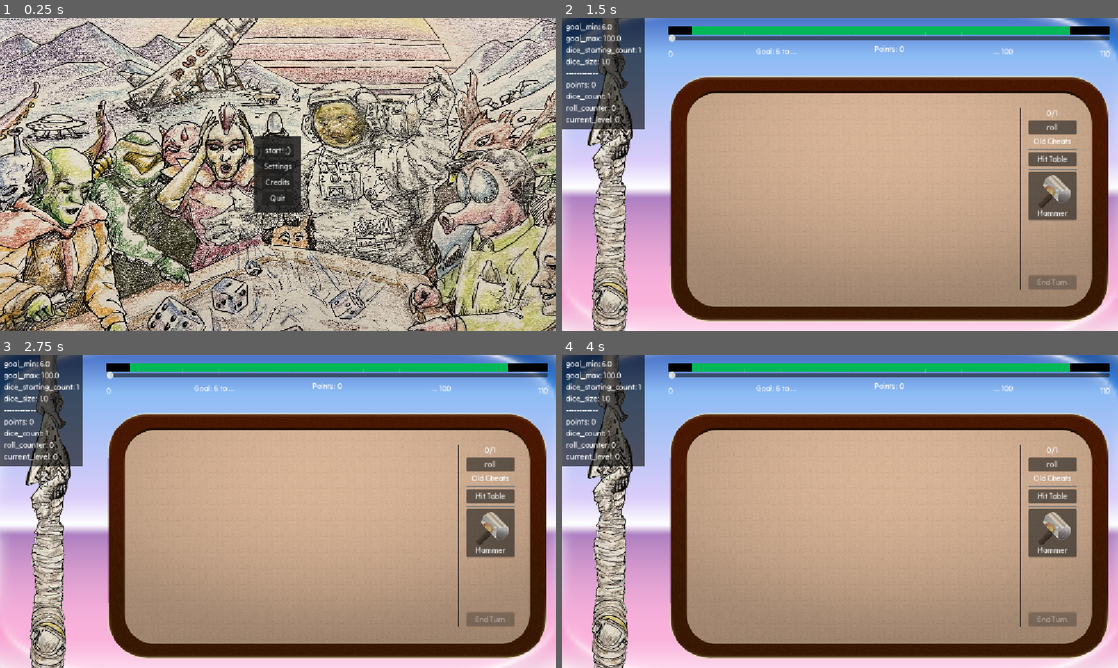
Above: before the commit, frames 1-4 (two rows, left to right).
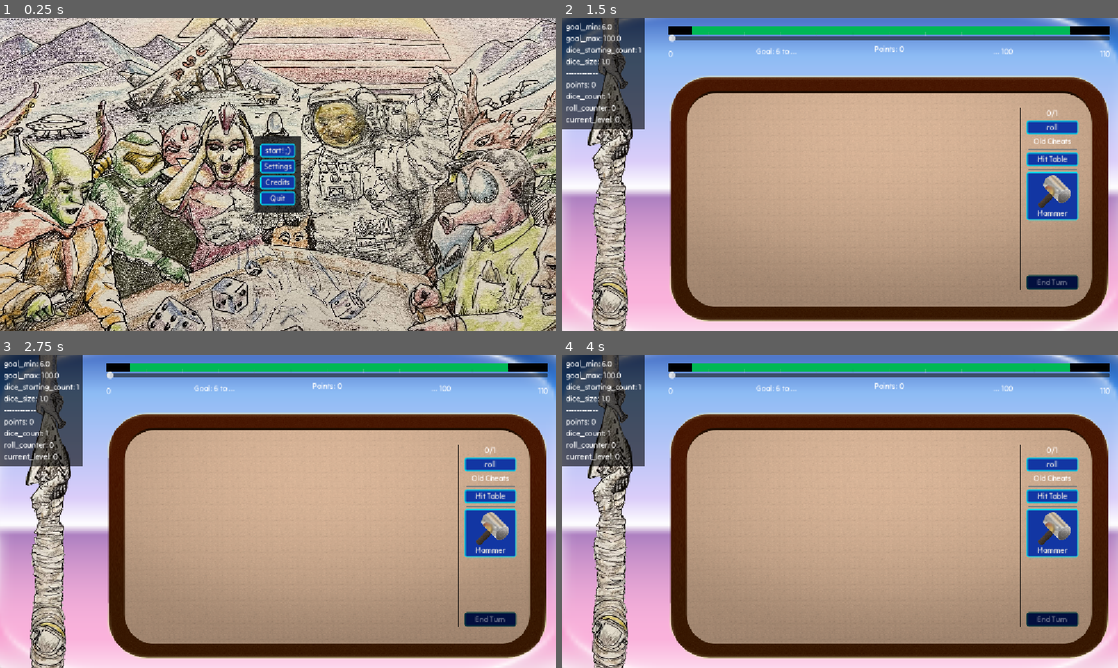
Above: after the commit, the same moments.

Repository: vhoyer/ludum_dare_60
Game: Godot game, scene res://stages/main_menu/main_menu.tscn
Two runs of this game, one before a commit and one after it. Both use one fixed random seed, a clock stepped at 60 frames per second and the inputs below.
Inputs (mouse positions are in pixels of both pictures, inside the frame that each line leads up to):
- Up to frame 1 (0.25 s): no input
- Up to frame 2 (1.5 s): click "start! ,)" at 0.5 s; move the mouse to (962, 158) at 1.27 s; hold Right (ui_right) from 1.28 s (still down); tap K at 1.35 s; click (962, 158) at 1.42 s
- Up to frame 3 (2.75 s): move the mouse to (166, 527) at 2.02 s; release Right (ui_right) at 2.03 s; hold Down (ui_down) from 2.03 s (still down); tap K at 2.1 s
- Up to frame 4 (4 s): move the mouse to (895, 442) at 2.77 s; release Down (ui_down) at 2.78 s; hold Right (ui_right) 2.78-3.53 s; tap K at 2.85, 3.6 s; move the mouse to (812, 574) at 3.52 s; hold Up (ui_up) from 3.53 s (still down); click (812, 574) at 3.67 s

The runs differ from the first frame. In frame 1, 1.2% of the frame differs, in the area x 46-54%, y 40-60%; in frame 2, 2.5%, in the area x 83-93%, y 32-87%; in frame 3, 2.5%; in frame 4, 2.5%.

Commit message:
Customize Buttons with Palette Colors

Diff:
--- /dev/null
+++ b/assets/gui/button_disabled_style_box_flat.tres
@@ -0,0 +1,16 @@
+[gd_resource type="StyleBoxFlat" format=3 uid="uid://dm12gtpmpguw2"]
+
+[resource]
+bg_color = Color(0.009327499, 0.05870971, 0.24479961, 1)
+border_width_left = 4
+border_width_top = 4
+border_width_right = 4
+border_width_bottom = 4
+border_color = Color(0.0013912554, 0.23364636, 0.24700508, 1)
+border_blend = true
+corner_radius_top_left = 4
+corner_radius_top_right = 4
+corner_radius_bottom_right = 4
+corner_radius_bottom_left = 4
+expand_margin_left = 4.0
+expand_margin_right = 4.0
--- /dev/null
+++ b/assets/gui/button_hover_style_box_flat.tres
@@ -0,0 +1,16 @@
+[gd_resource type="StyleBoxFlat" format=3 uid="uid://ba1wo654itswm"]
+
+[resource]
+bg_color = Color(0.22886896, 0.424317, 0.92839813, 1)
+border_width_left = 4
+border_width_top = 4
+border_width_right = 4
+border_width_bottom = 4
+border_color = Color(0.03137255, 0.8784314, 0.92156863, 1)
+border_blend = true
+corner_radius_top_left = 4
+corner_radius_top_right = 4
+corner_radius_bottom_right = 4
+corner_radius_bottom_left = 4
+expand_margin_left = 4.0
+expand_margin_right = 4.0
--- /dev/null
+++ b/assets/gui/button_normal_style_box_flat.tres
@@ -0,0 +1,16 @@
+[gd_resource type="StyleBoxFlat" format=3 uid="uid://bt864mib0hhtq"]
+
+[resource]
+bg_color = Color(0.07058824, 0.21176471, 0.6392157, 1)
+border_width_left = 4
+border_width_top = 4
+border_width_right = 4
+border_width_bottom = 4
+border_color = Color(0.03137255, 0.8784314, 0.92156863, 1)
+border_blend = true
+corner_radius_top_left = 4
+corner_radius_top_right = 4
+corner_radius_bottom_right = 4
+corner_radius_bottom_left = 4
+expand_margin_left = 4.0
+expand_margin_right = 4.0
--- /dev/null
+++ b/assets/gui/button_pressed_style_box_flat.tres
@@ -0,0 +1,16 @@
+[gd_resource type="StyleBoxFlat" format=3 uid="uid://coy51kttqnqas"]
+
+[resource]
+bg_color = Color(0.03522834, 0.13714224, 0.44707108, 1)
+border_width_left = 4
+border_width_top = 4
+border_width_right = 4
+border_width_bottom = 4
+border_color = Color(0.03137255, 0.8784314, 0.92156863, 1)
+border_blend = true
+corner_radius_top_left = 4
+corner_radius_top_right = 4
+corner_radius_bottom_right = 4
+corner_radius_bottom_left = 4
+expand_margin_left = 4.0
+expand_margin_right = 4.0
--- a/assets/theme.tres
+++ b/assets/theme.tres
@@ -1,9 +1,17 @@
 [gd_resource type="Theme" format=3 uid="uid://b10mtsfylwshn"]
 
 [ext_resource type="FontFile" uid="uid://ms2r4r1swcoi" path="res://assets/font/Tilt_Neon/TiltNeon-Regular-VariableFont_XROT,YROT.ttf" id="1_5x3i2"]
+[ext_resource type="StyleBox" uid="uid://ba1wo654itswm" path="res://assets/gui/button_hover_style_box_flat.tres" id="1_lu33j"]
+[ext_resource type="StyleBox" uid="uid://dm12gtpmpguw2" path="res://assets/gui/button_disabled_style_box_flat.tres" id="1_x2pqw"]
+[ext_resource type="StyleBox" uid="uid://bt864mib0hhtq" path="res://assets/gui/button_normal_style_box_flat.tres" id="2_lu33j"]
+[ext_resource type="StyleBox" uid="uid://coy51kttqnqas" path="res://assets/gui/button_pressed_style_box_flat.tres" id="2_wycmq"]
 
 [resource]
 default_font = ExtResource("1_5x3i2")
+Button/styles/disabled = ExtResource("1_x2pqw")
+Button/styles/hover = ExtResource("1_lu33j")
+Button/styles/normal = ExtResource("2_lu33j")
+Button/styles/pressed = ExtResource("2_wycmq")
 MarginContainerMedium/base_type = &"MarginContainer"
 MarginContainerMedium/constants/margin_bottom = 16
 MarginContainerMedium/constants/margin_left = 16
